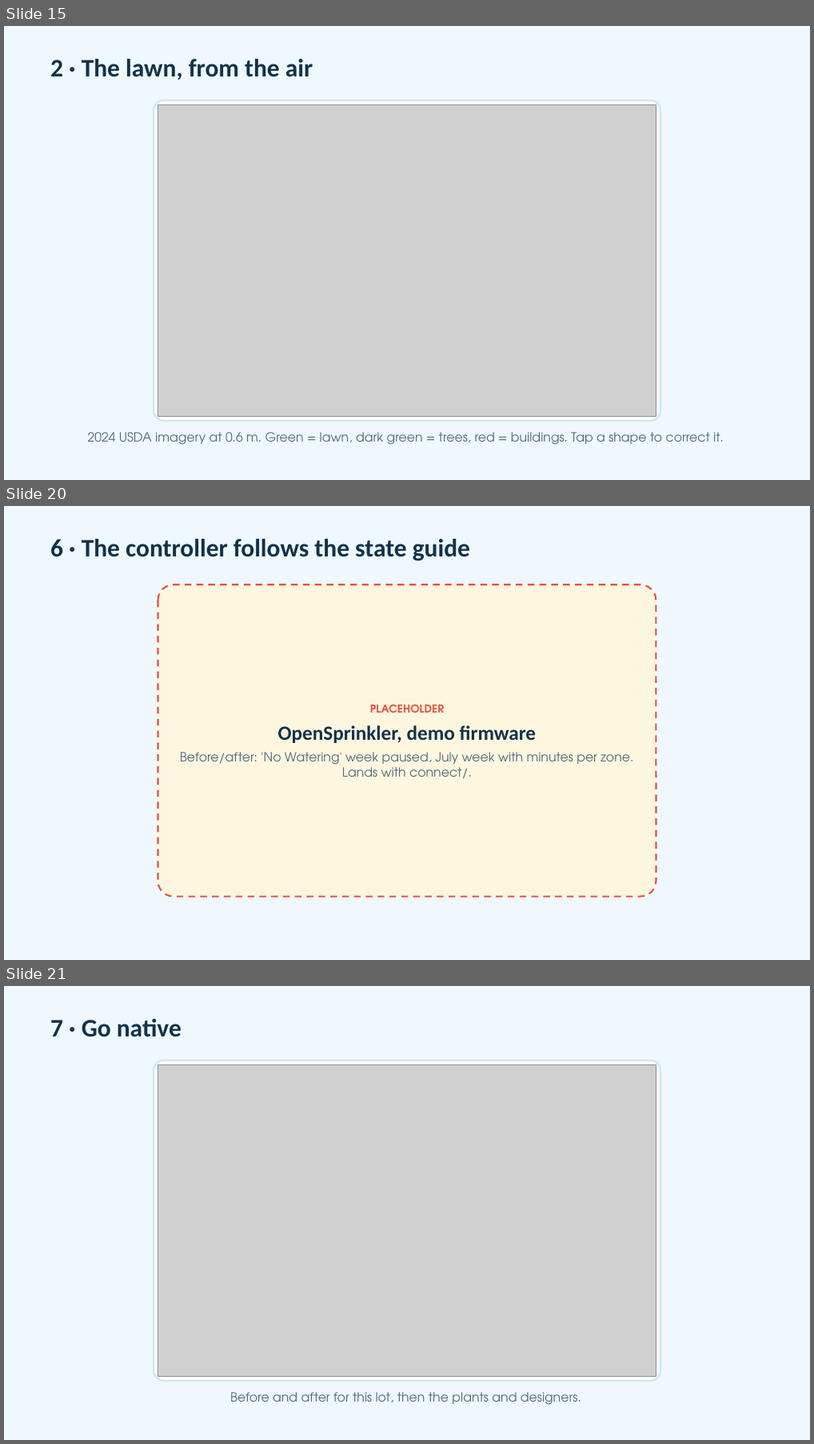
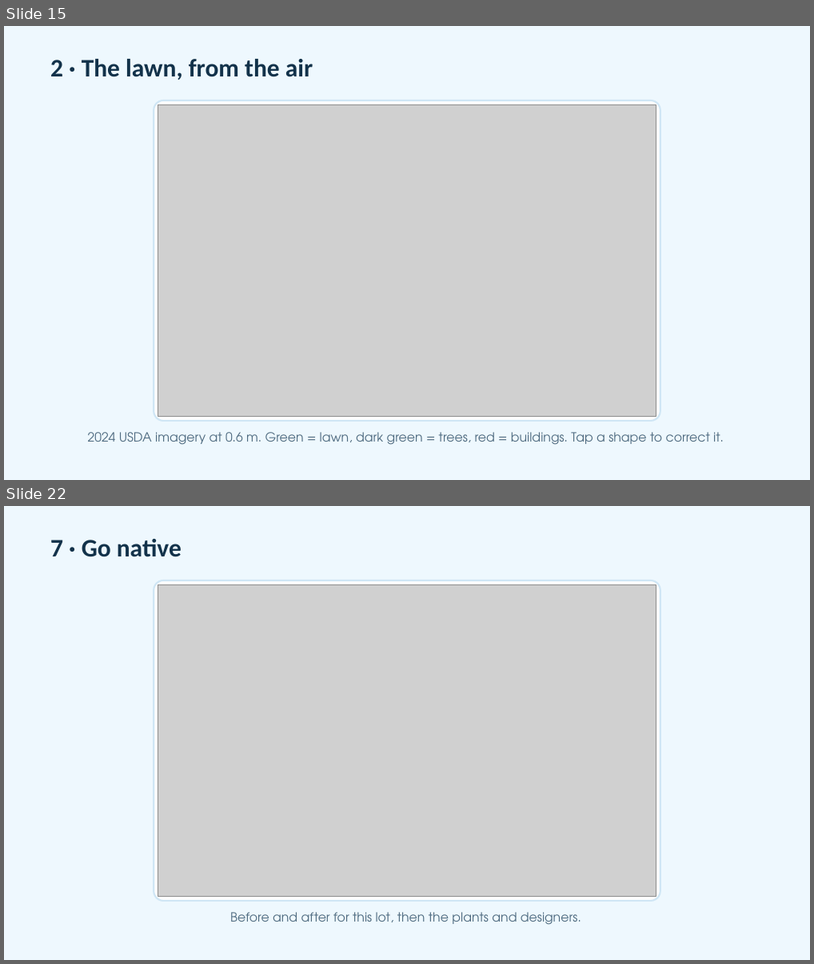
Before and after one commit to adamfortuna/overwatering, a slide deck: docs/pitch/overwatering.pptx. Shown one above the other, each under a label of ours: slides 15, 20 and 21 before the commit, slides 15 and 22 after it; the slides between them are not shown. The pictures are 814x1444 and 814x964 pixels, drawn with LibreOffice and Linux fonts; fonts in the diff are those of the drawing; grey boxes stand for pictures. Boxes give left, top, right and bottom in pixels: in the first picture for what was removed or moved away, otherwise in the second. Text is boxed around its words. In the diff, an @@ line names an element or a change of style, - is before the commit and + after.

```diff
--- a/docs/pitch/overwatering.pptx
+++ b/docs/pitch/overwatering.pptx
@@ slide 20 removed at (4,506,810,960), background #EEF8FE @@
@@ text removed at (50,539,470,561) @@
-6 · The controller follows the state guide
@@ rounded rectangle removed at (158,584,657,896) @@
@@ text removed at (180,704,634,779) @@
-PLACEHOLDER
-OpenSprinkler, demo firmware
-Before/after: 'No Watering' week paused, July week with minutes per zone. Lands with connect/.
@@ what was slide 21 is now slide 22 @@
```
Also in this commit, not shown: 2 slides changed, 5 slides added, 3 other slides removed, 18 other files.
